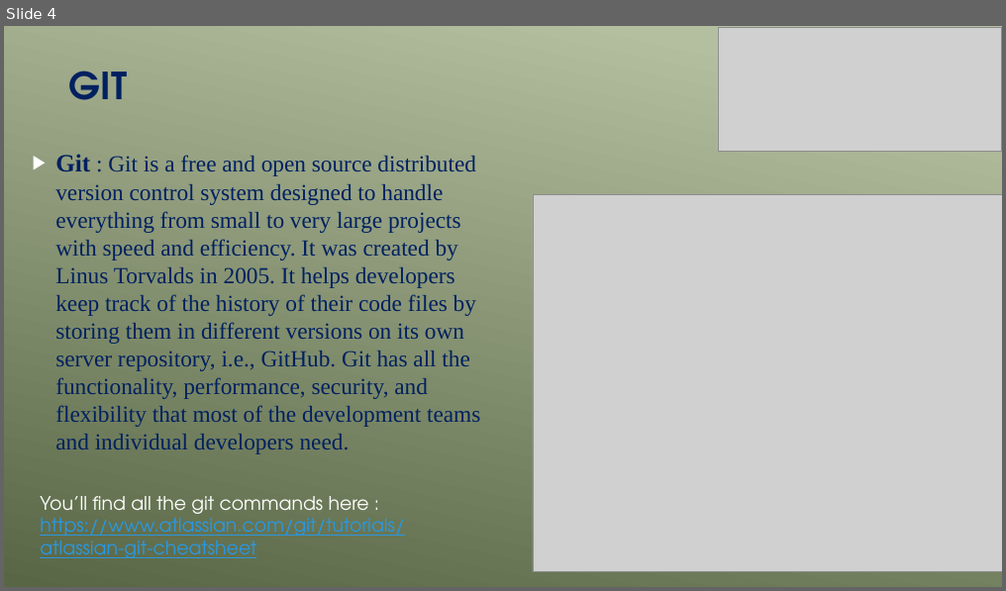
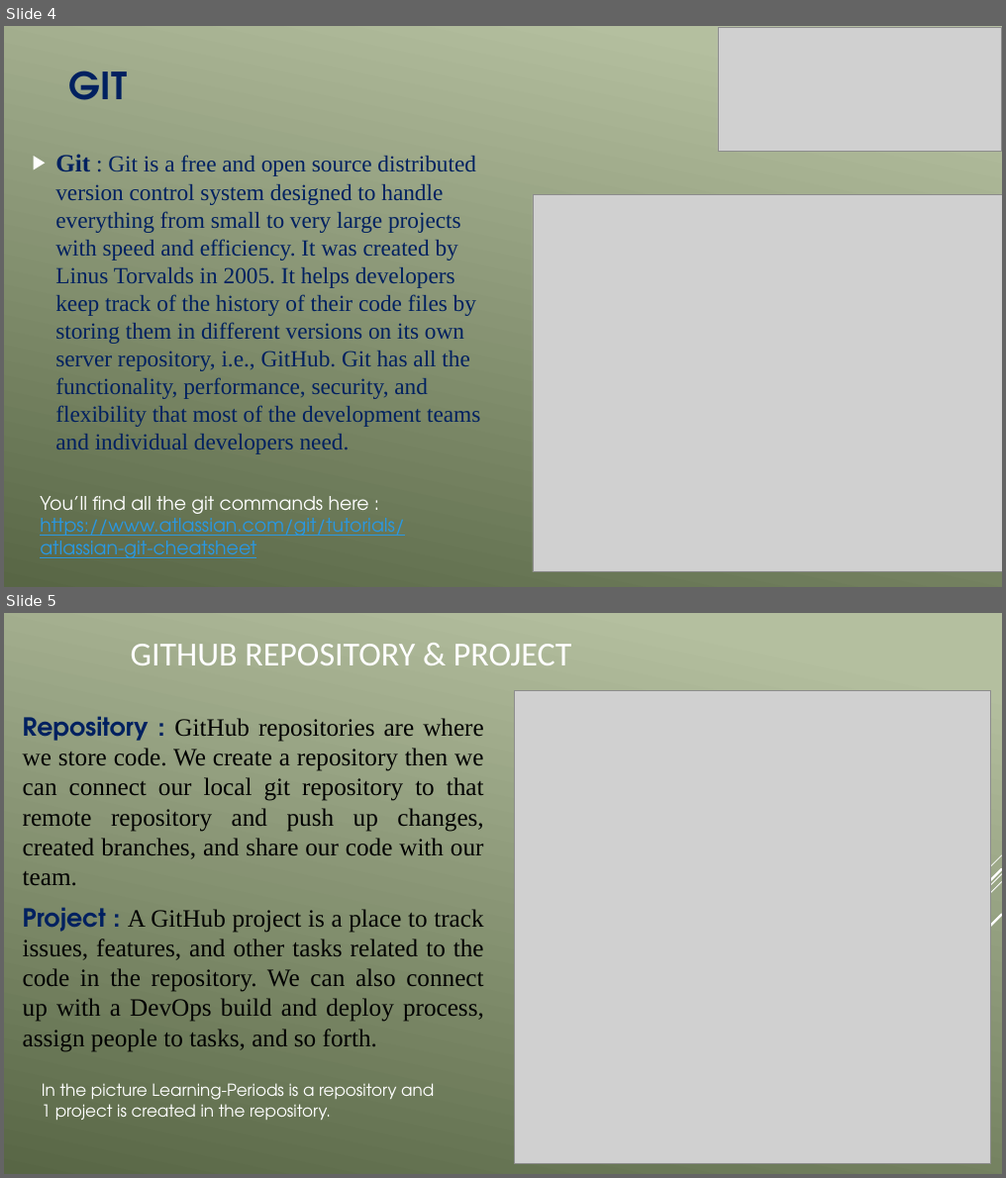
Before and after one commit to mehedi-stat/Learning-Periods, a slide deck: Git & Github.pptx. Shown one above the other, each under a label of ours: slide 4 before the commit, slides 4 and 5 after it. The pictures are 1006x591 and 1006x1178 pixels, drawn with LibreOffice and Linux fonts; fonts in the diff are those of the drawing; grey boxes stand for pictures. Boxes give left, top, right and bottom in pixels: in the first picture for what was removed or moved away, otherwise in the second. Text is boxed around its words. In the diff, an @@ line names an element or a change of style, - is before the commit and + after.

Commit message:
Updated with some idea about repository and project

```diff
--- a/Git & Github.pptx
+++ b/Git & Github.pptx
@@ slide 5 added at (4,613,1002,1174), background gradient #B5C0A0 to #586646; not listed: 5 template elements that a slide beside it also shows @@
@@ title added at (131,644,572,665), 32.4 pt, text #FFFFFF @@
+GITHUB REPOSITORY & PROJECT
@@ picture added at (515,691,991,1164) @@
@@ text added at (23,716,484,1053), 24 pt, text #000000 @@
+Repository : GitHub repositories are where we store code. We create a repository then we can connect our local git repository to that remote repository and push up changes, created branches, and share our code with our team.
+Project : A GitHub project is a place to track issues, features, and other tasks related to the code in the repository. We can also connect up with a DevOps build and deploy process, assign people to tasks, and so forth.
@@ text added at (42,1083,434,1120), 16 pt, text #FFFFFF @@
+In the picture Learning-Periods is a repository and 1 project is created in the repository.
```
